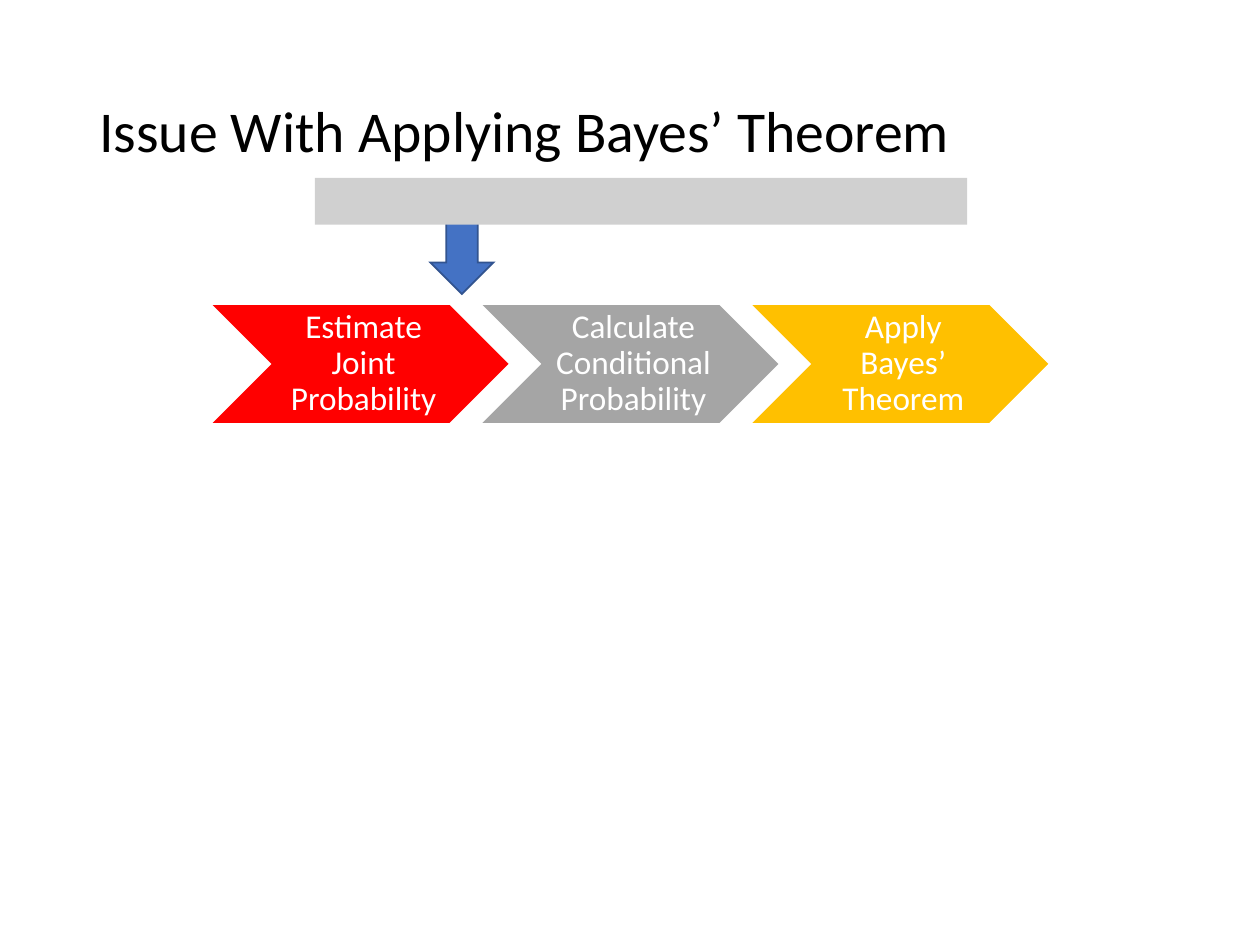
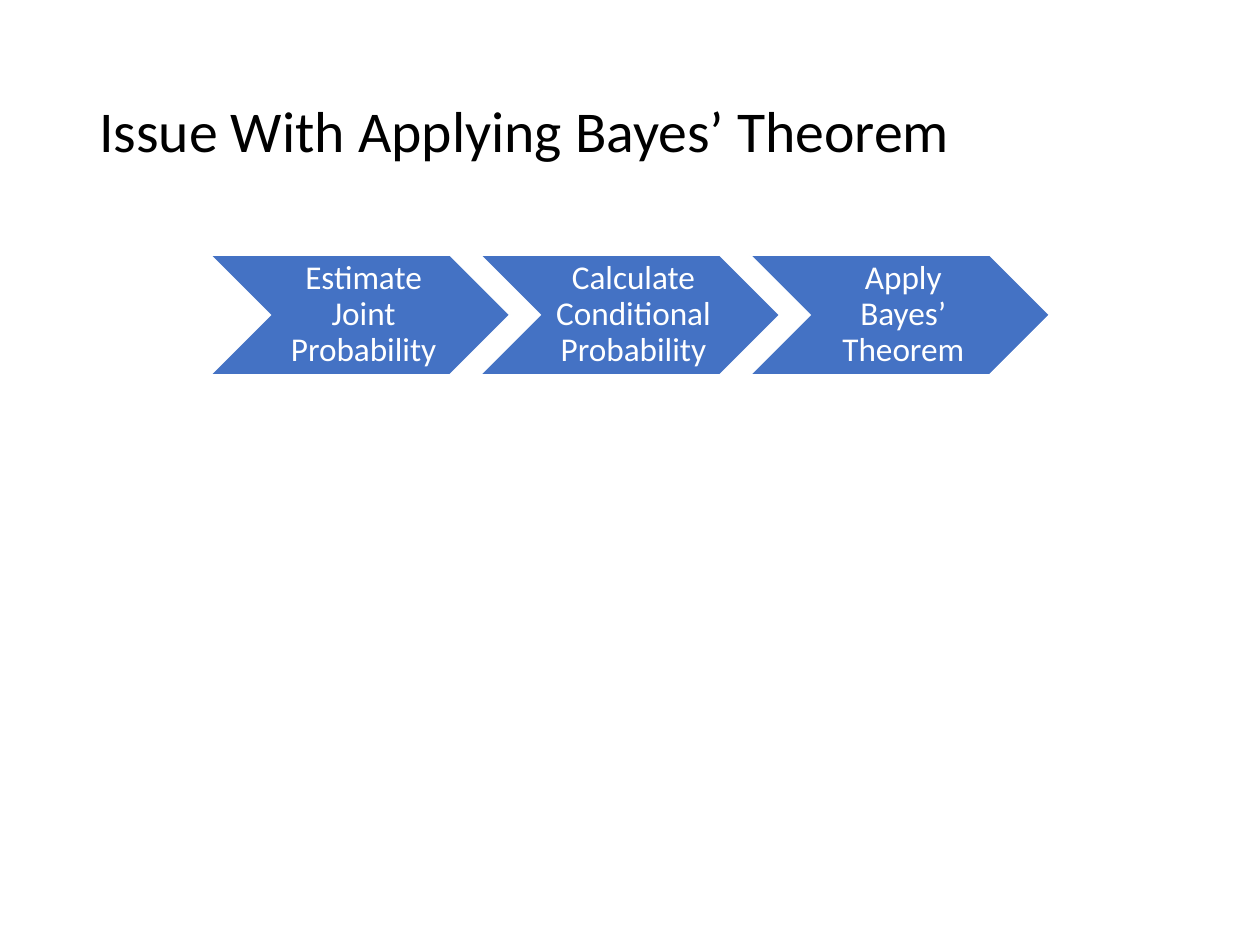
Before and after one commit to mhahsler/CS7320-AI, a slide deck: slide 11 of slides/12_uncertainty.pptx (slide 10 before the commit). Drawn at 1260x945 pixels with LibreOffice and Linux fonts; fonts in the diff are those of the drawing; grey boxes stand for pictures. Boxes give left, top, right and bottom in pixels: in the first picture for what was removed or moved away, otherwise in the second. Text is boxed around its words. In the diff, an @@ line names an element or a change of style, - is before the commit and + after.

```diff
--- a/slides/12_uncertainty.pptx
+++ b/slides/12_uncertainty.pptx
@@ picture removed at [315, 178, 968, 224] @@
@@ down arrow removed at [431, 220, 494, 294] @@
@@ chevron at [210, 255, 510, 374]: fill #FF0000 to #4472C4 @@
@@ chevron at [480, 255, 780, 374]: fill #A5A5A5 to #4472C4 @@
@@ 3 texts, 3 chevrons: place and size @@
-3 texts, 3 chevrons at [210, 304, 1050, 423]
+3 texts, 3 chevrons at [210, 255, 1050, 374]
@@ chevron at [750, 255, 1050, 374]: fill #FFC000 to #4472C4 @@
```
Also in this commit, not shown: 2 other slides changed, 1 slide added, 6 other files.
